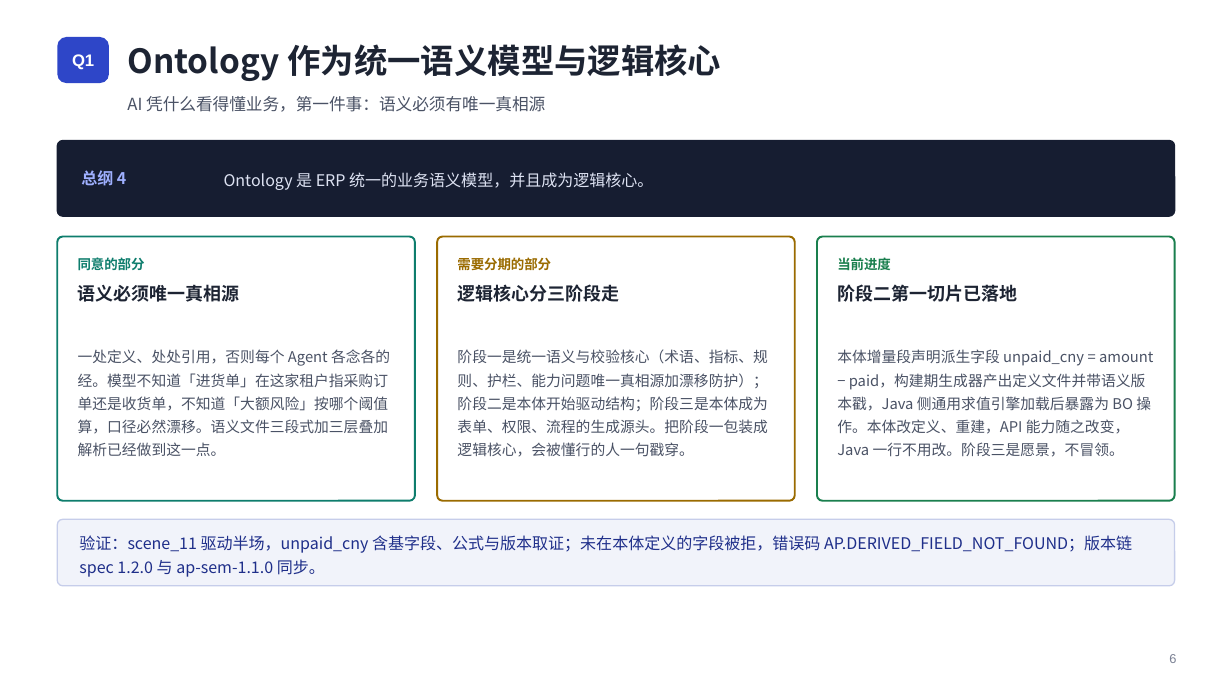
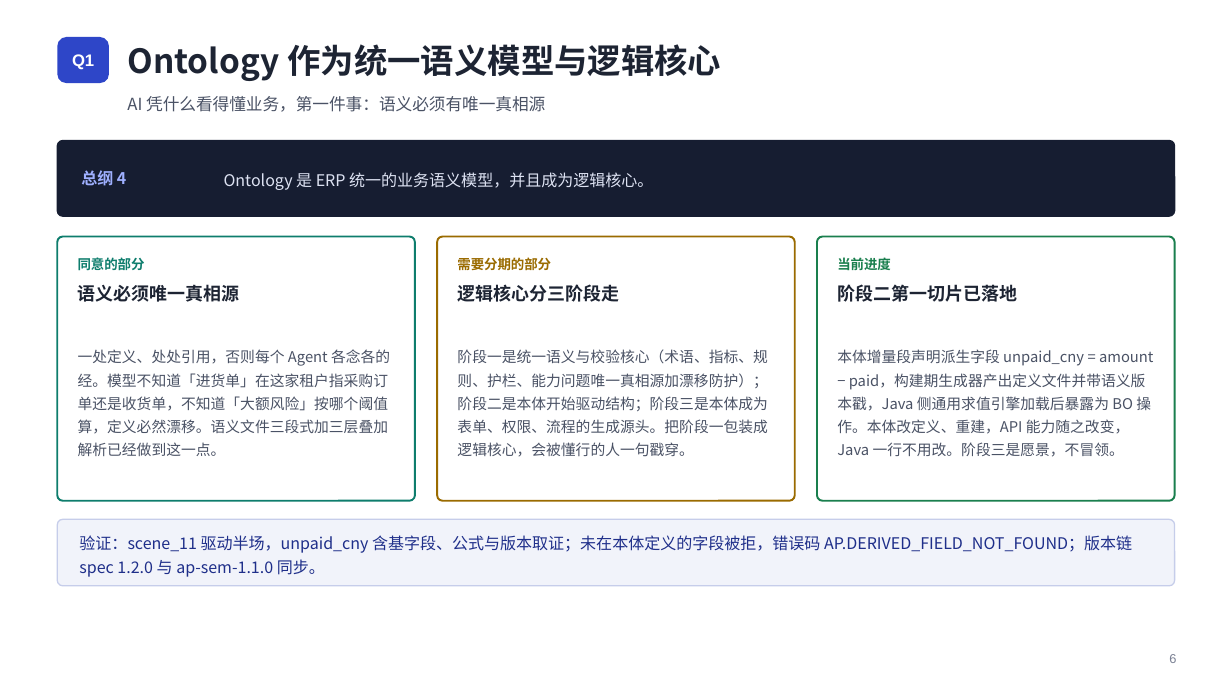
Before and after one commit to xiaohanarch/ERP-AI, a slide deck: slide 7 of docs/ERP-AI-L1参考架构-汇报版.pptx. Drawn at 1232x693 pixels with LibreOffice and Linux fonts; fonts in the diff are those of the drawing. Boxes give left, top, right and bottom in pixels: in the first picture for what was removed or moved away, otherwise in the second. Text is boxed around its words. In the diff, an @@ line names an element or a change of style, - is before the commit and + after.

Commit message:
docs: intro_v2 与汇报 PPT 黑话清理 —— 张力/口径/平价/对冲等 10 类术语换大白话
读者反馈「张力、口径这类词看不懂」，全文（HTML + PPT 31 页 + 两处源码注释
引用）统一替换为直白说法：

- 张力/张力点 → 冲突点（标题改「四个互相打架、需要表态的冲突点」）
- 口径 → 按语义拆分：权限标准 / 定义 / 定义层 / 与页面一致 /
  三个入口对照（三口径）/ 自动对账（口径互证）/ 含义（字段口径）等
- 平价 → 一致（权限平价测试 → 权限一致性测试；Java 注释同步改写）
- 对冲 → 保险（预埋对冲 → 预埋保险；替换的对冲 → 给终局替换留的保险）
- 锚点 → 基准（评测锚点 → 评测基准；版本锚点 → 版本标识；
  锚定 → 断言/锁定/引用 按语境）
- 收口 → 统一由网关接管；标的 → 示例；扇出 → 对外分发

统计：HTML 127 处（含跨标签隔断检查清零）、PPT 40 个文本 run
（XML 良构 + zip 完整性校验通过）；同步两处被文档引用的源码注释
（PermissionService.java 平价措辞、questions-capability.yaml 锚点用例）
保持文档引用与代码一致（均为注释行，无行为变更）

```diff
--- a/docs/ERP-AI-L1参考架构-汇报版.pptx
+++ b/docs/ERP-AI-L1参考架构-汇报版.pptx
@@ text at (78, 349, 390, 456): text changed @@
-一处定义、处处引用，否则每个 Agent 各念各的经。模型不知道「进货单」在这家租户指采购订单还是收货单，不知道「大额风险」按哪个阈值算，口径必然漂移。语义文件三段式加三层叠加解析已经做到这一点。
+一处定义、处处引用，否则每个 Agent 各念各的经。模型不知道「进货单」在这家租户指采购订单还是收货单，不知道「大额风险」按哪个阈值算，定义必然漂移。语义文件三段式加三层叠加解析已经做到这一点。
```
Also in this commit, not shown: 21 other slides changed, 3 other files.
